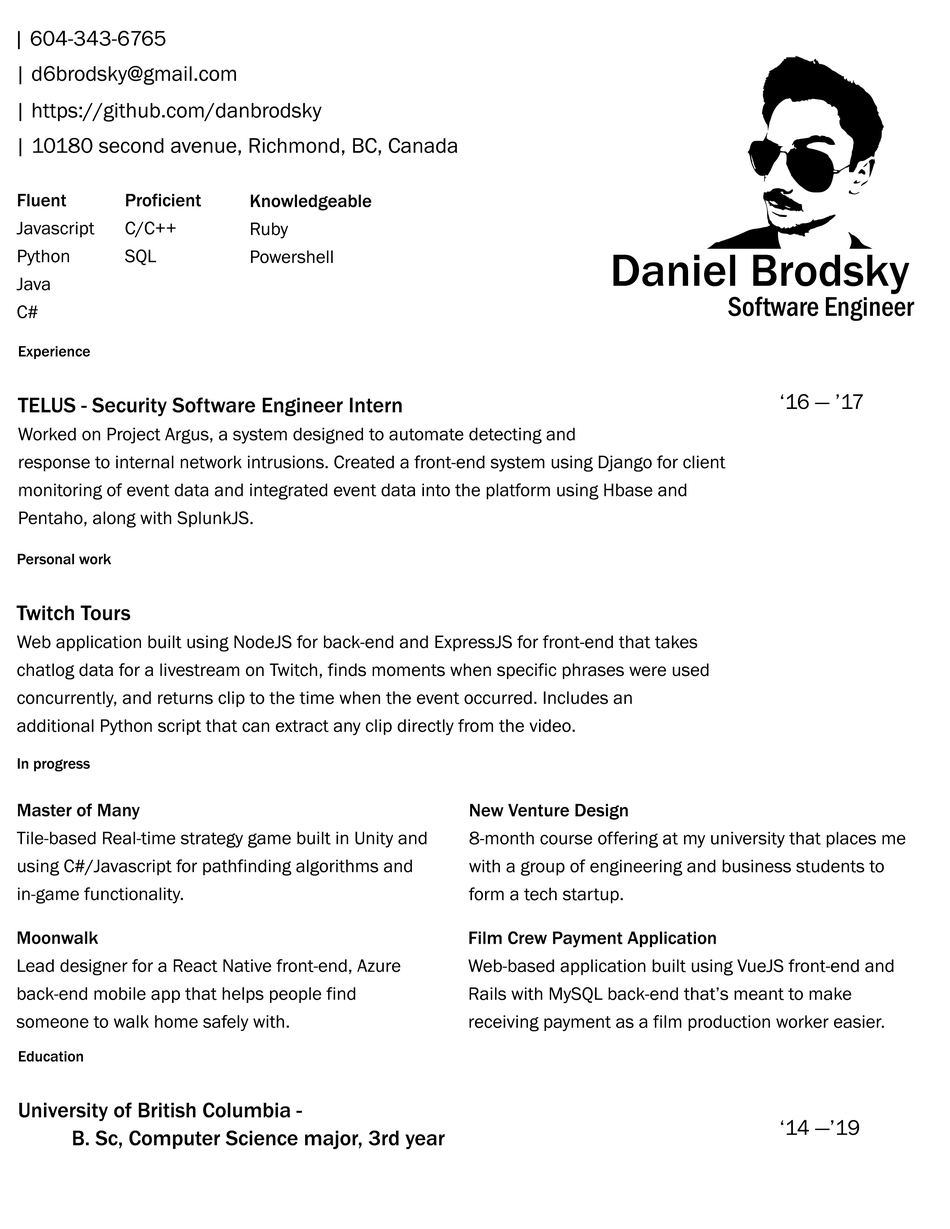
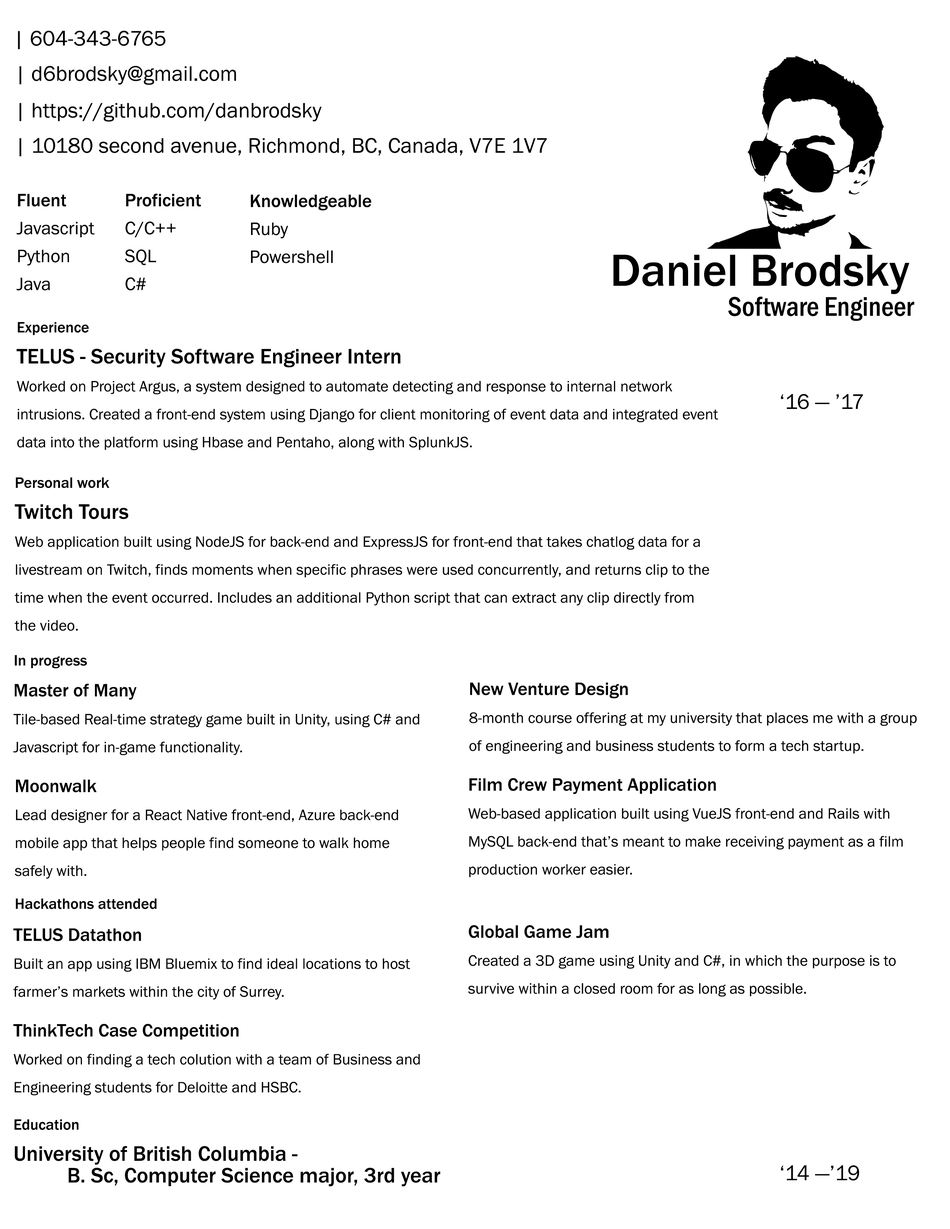
Revision of a layered 950px x 1229px image; what changed, layer by layer:
added layer "ThinkTech Case Competition Worked on finding a tech colution wi" above "Global Game Jam Created a 3D game using Unity and C#, in which" over [13, 1024, 420, 1096]
added layer "Global Game Jam Created a 3D game using Unity and C#, in which" above "‘14 —’19" over [467, 925, 896, 997]
painted on "‘14 —’19" over [780, 1120, 860, 1181]
renamed "Proficient C/C++ SQL" to "Proficient C/C++ SQL C#", painted on it over [125, 277, 147, 291]
painted on "Experience TELUS - Security Software Engineer Intern Worked on" over [16, 321, 726, 528]
painted on "Film Crew Payment Application Web-based application built using" over [468, 778, 903, 1032]
painted on "Moonwalk Lead designer for a React Native front-end, Azure back" over [14, 779, 401, 1032]
painted on "Personal work Twitch Tours Web application built using NodeJ" over [14, 477, 710, 736]
renamed "Fluent Javascript Python Java C#" to "Fluent Javascript Python Java", painted on it over [17, 305, 38, 319]
painted on "In progress" over [14, 655, 90, 772]
painted on "New Venture Design 8-month course offering at my university tha" over [468, 682, 917, 904]
added layer "TELUS Datathon Built an app using IBM Bluemix to find ideal loc" above "Hackathons attended" over [13, 928, 411, 1000]
added layer "Hackathons attended" above "Master of Many Tile-based Real-time strategy game built in Uni" over [15, 898, 157, 910]
painted on "Master of Many Tile-based Real-time strategy game built in Uni" over [13, 683, 427, 904]
renamed "Education University of British Columbia - B. Sc, Compu" to "Education University of British Columbia - B. Sc, Compute", painted on it over [14, 1051, 445, 1187]
renamed "| 10180 second avenue, Richmond, BC, Canada" to "| 10180 second avenue, Richmond, BC, Canada, V7E 1V7", painted on it over [459, 137, 547, 156]
